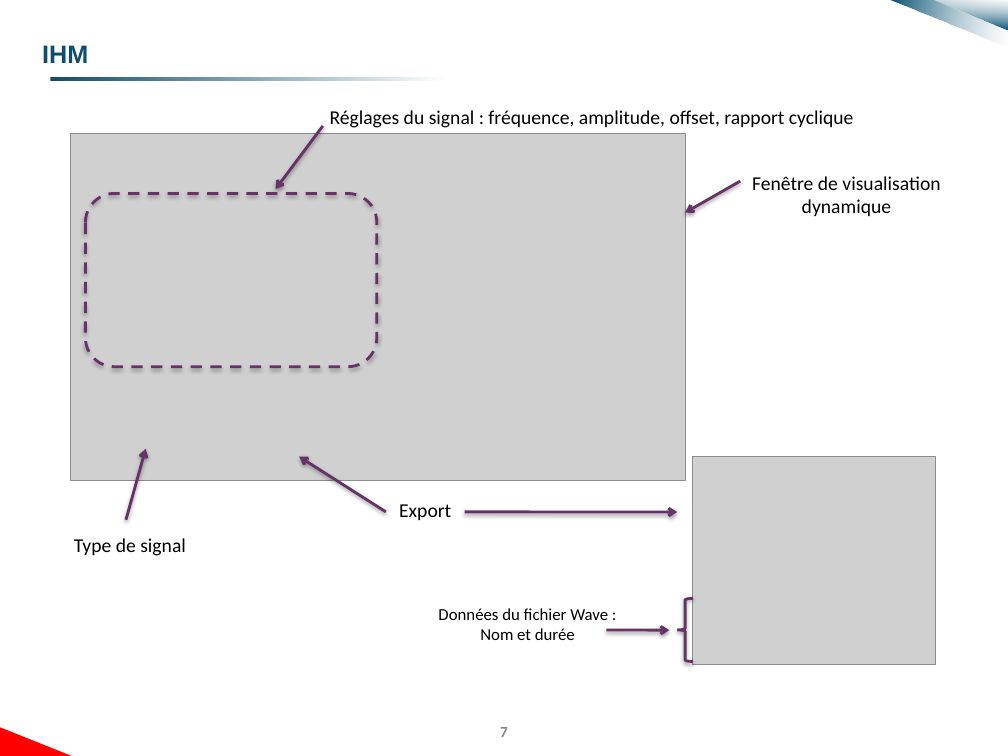
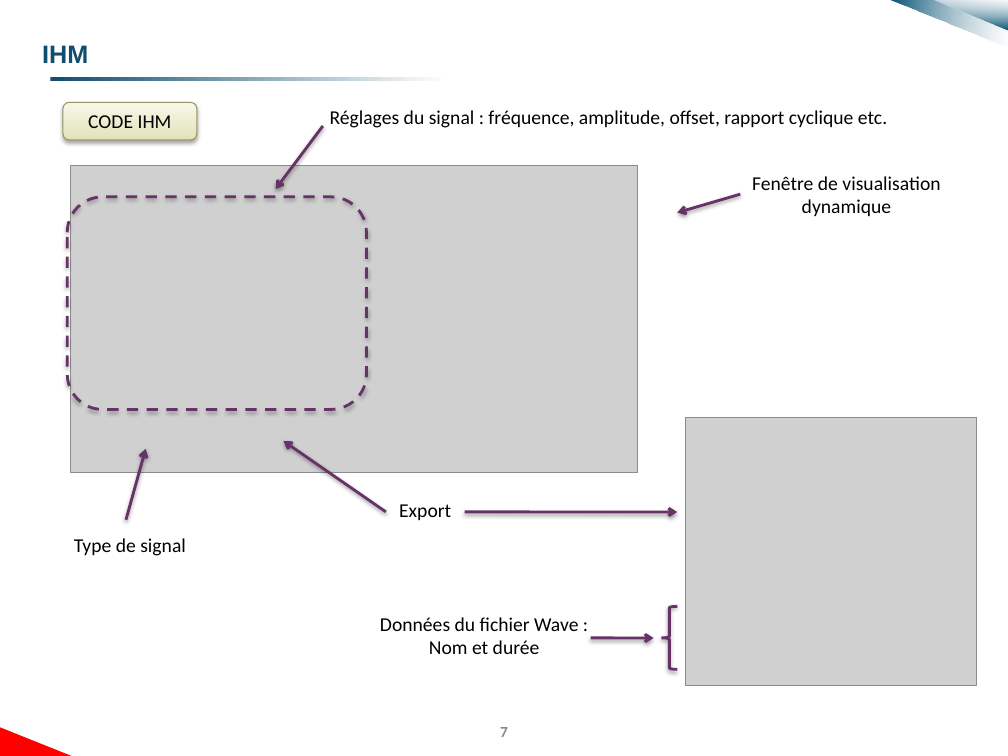
Before and after one commit to Nakio195/GBF_Project, a slide deck: slide 7 of Docs/Rendus/Rendu 3/Rendu 3.pptx. Drawn at 1008x756 pixels with LibreOffice and Linux fonts; fonts in the diff are those of the drawing; grey boxes stand for pictures; background and template pictures are left out. Boxes give left, top, right and bottom in pixels: in the first picture for what was removed or moved away, otherwise in the second. Text is boxed around its words. In the diff, an @@ line names an element or a change of style, - is before the commit and + after.

```diff
--- a/Docs/Rendus/Rendu 3/Rendu 3.pptx
+++ b/Docs/Rendus/Rendu 3/Rendu 3.pptx
@@ rounded rectangle added at [62,103,197,140], fill gradient #E2E2B9 to #EAEACE to #F7F7EC, outline #979763 0.75 pt, 14 pt, text #000000 @@
+CODE IHM
@@ text at [330,110,887,128]: text changed @@
-Réglages du signal : fréquence, amplitude, offset, rapport cyclique
+Réglages du signal : fréquence, amplitude, offset, rapport cyclique etc.
@@ picture: place and size @@
-picture at [71,134,684,481]
+picture at [71,165,638,473]
@@ rounded rectangle: place and size @@
-rounded rectangle at [86,194,377,367]
+rounded rectangle at [68,197,367,409]
@@ arrow moved from (740, 181) - (685, 213) to (740, 195) - (677, 213) @@
@@ picture: place and size @@
-picture at [694,457,936,664]
+picture at [685,417,977,685]
@@ arrow moved from (386, 512) - (299, 457) to (386, 512) - (283, 442) @@
@@ text "Données du fichier Wave :": place and size @@
-text "Données du fichier Wave :" at [438,608,608,640]
+text "Données du fichier Wave :" at [380,617,578,654]
@@ text "Données du fichier Wave :" at [380,617,578,654]: size 12 to 14 pt @@
@@ left brace: place and size @@
-left brace at [677,599,694,662]
+left brace at [661,607,677,670]
@@ arrow moved from (607, 630) - (669, 630) to (591, 638) - (653, 638) @@
```
Also in this commit, not shown: 9 other slides changed, 4 slides added.
